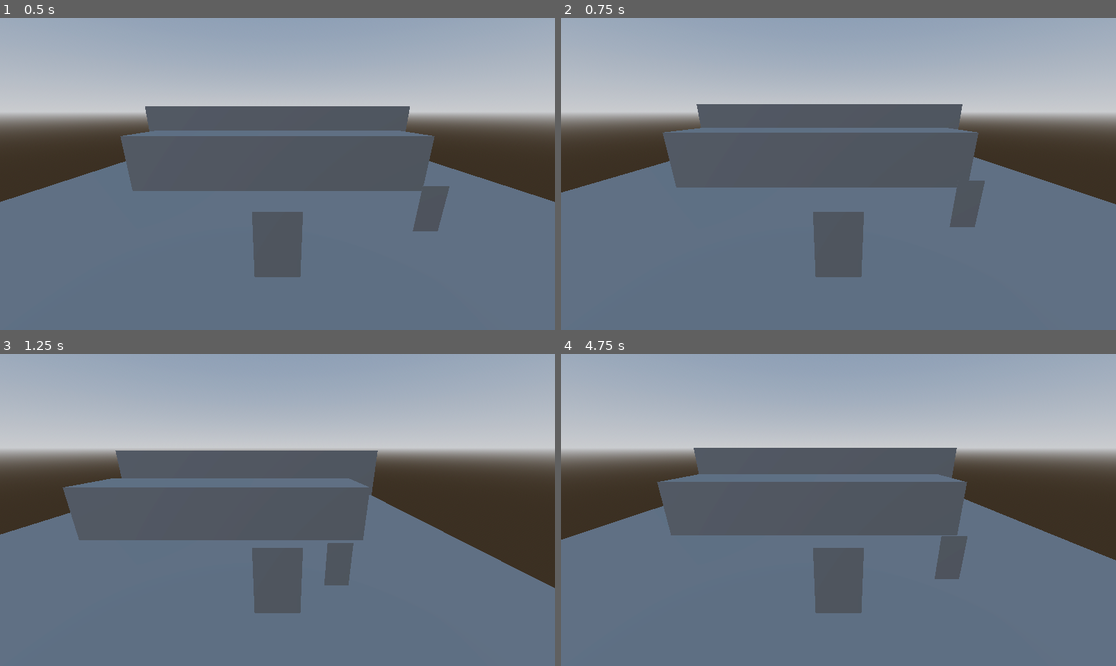
Above: before the commit, frames 1-4 (two rows, left to right).
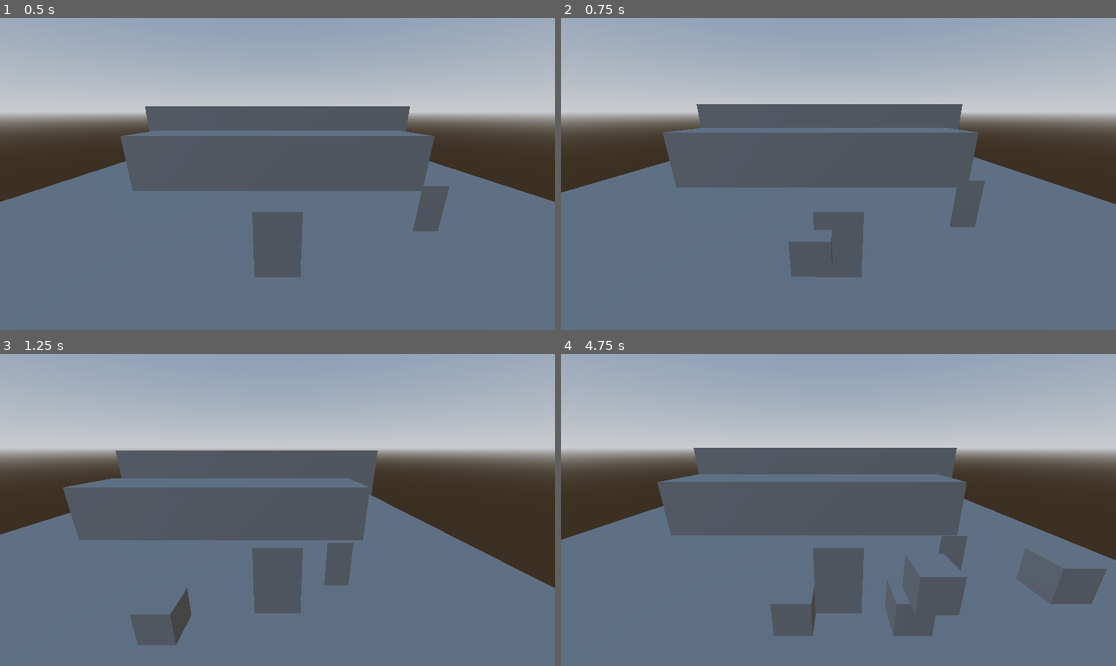
Above: after the commit, the same moments.

Repository: Outer-Guy/Manu-T1
Game: Godot game, scene res://escenas/mundo_principal.tscn
Two runs of this game, one before a commit and one after it. Both use one fixed random seed, a clock stepped at 60 frames per second and the inputs below.
Inputs (mouse positions are in pixels of both pictures, inside the frame that each line leads up to):
- Up to frame 1 (0.5 s): no input
- Up to frame 2 (0.75 s): tap Enter (ui_accept) at 0.5 s; move the mouse to (960, 158) at 0.52 s; hold Right (ui_right) from 0.53 s (still down); click (960, 158) at 0.6 s
- Up to frame 3 (1.25 s): keep holding Right (ui_right); tap Enter (ui_accept) at 0.77 s
- Up to frame 4 (4.75 s): move the mouse to (727, 525) at 1.27 s; release Right (ui_right) at 1.28 s; hold Down (ui_down) 1.28-2.03 s; click (727, 525) at 1.35 s; tap Enter (ui_accept) at 1.52, 3.02, 3.77, 4.52 s; move the mouse to (894, 441) at 2.02 s; hold Right (ui_right) 2.03-2.78 s; click (894, 441) at 2.1 s; move the mouse to (810, 572) at 2.77 s; hold Up (ui_up) 2.78-3.53 s; click (810, 572) at 2.85 s; move the mouse to (1005, 556) at 3.52 s; hold Left (ui_left) from 3.53 s (still down); click (1005, 556) at 3.6 s; move the mouse to (672, 463) at 4.27 s; click (672, 463) at 4.35 s

Frame 1 is identical in both runs. In frame 2, 0.6% of the frame differs, in the area x 40-49%, y 67-83%; in frame 3, 1.0%; in frame 4, 4.9%, in the area x 37-99%, y 62-91%.
Error before the commit: Invalid call. Nonexistent function 'apend' in base 'Array[Node3D]'. (res://escenas/hurtbox.gd:11)

Commit message:
actualizar errores

Diff:
--- a/escenas/hurtbox.gd
+++ b/escenas/hurtbox.gd
@@ -8,7 +8,7 @@
 
 static func _new_hurt_box(new_position : Vector3, body: Node3D, new_lifetime : float) -> Node3D:
 	var new_hurtbox : Node3D = hurtboxScene.instantiate()
-	new_hurtbox.ListaIgnorar.apend(body)
+	new_hurtbox.ListaIgnorar.append(body)
 	new_hurtbox.position = new_position
 	new_hurtbox.lifetime = new_lifetime
 
@@ -25,5 +25,5 @@
 		if(node == body):
 			return
 	print(body)
-	body.queve_free()
+	body.queue_free()
 	pass # Replace with function body.
